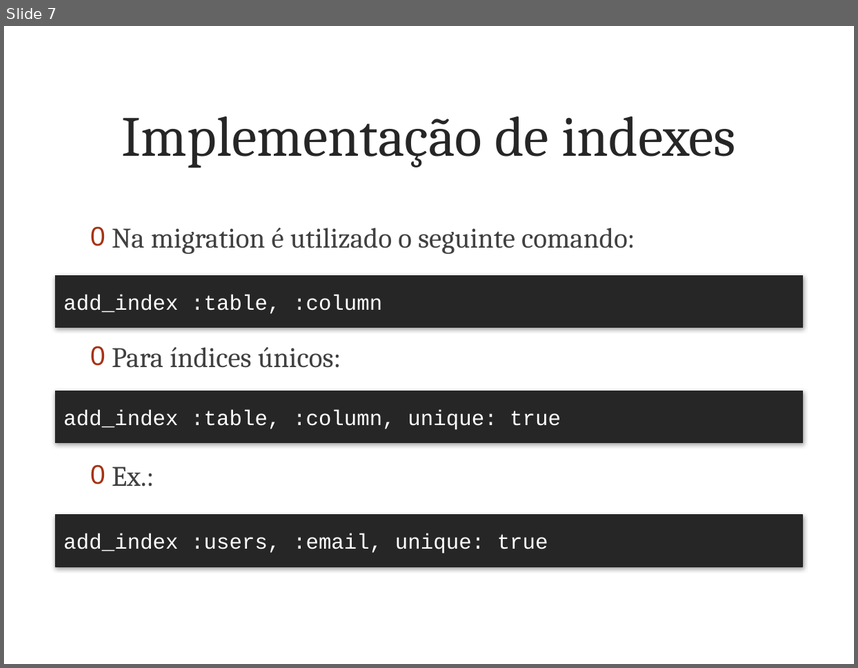
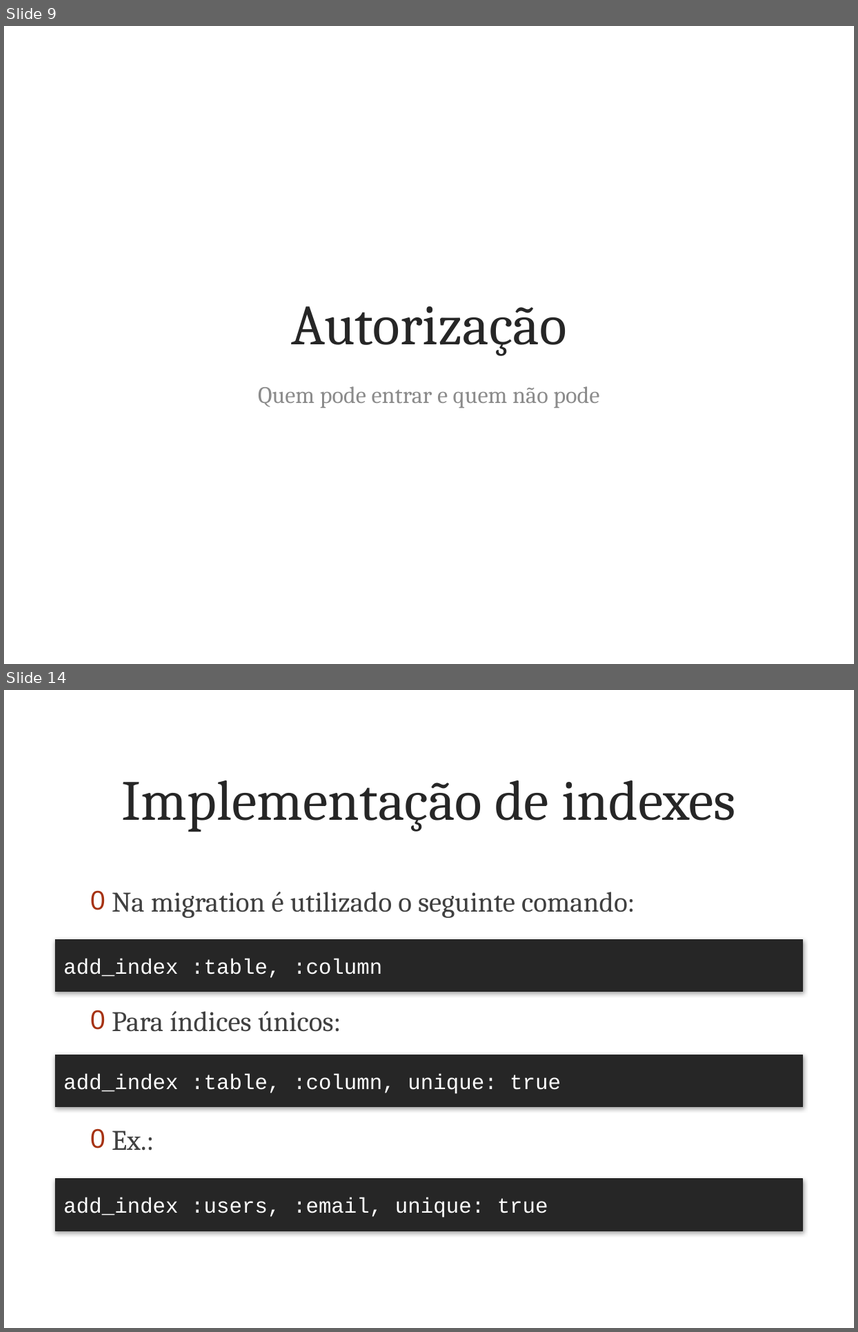
Before and after one commit to marcoafilho/my-last-project, a slide deck: doc/articles/part3/presentation.pptx. Shown one above the other, each under a label of ours: slide 7 before the commit, slides 9 and 14 after it; the slides between them are not shown. The pictures are 858x668 and 858x1332 pixels, drawn with LibreOffice and Linux fonts; fonts in the diff are those of the drawing; background and template pictures are left out. Boxes give left, top, right and bottom in pixels: in the first picture for what was removed or moved away, otherwise in the second. Text is boxed around its words. In the diff, an @@ line names an element or a change of style, - is before the commit and + after.

```diff
--- a/doc/articles/part3/presentation.pptx
+++ b/doc/articles/part3/presentation.pptx
@@ slide 9 added at bbox=[4, 26, 854, 664], background picture (left out) @@
@@ title added at bbox=[291, 306, 567, 356], 48 pt, text #262626 @@
+Autorização
@@ text added at bbox=[258, 386, 599, 408], 20 pt, text #8C8C8C @@
+Quem pode entrar e quem não pode
@@ what was slide 7 is now slide 14 @@
```
Also in this commit, not shown: 1 slide changed, 11 other slides added, 5 slides removed, 39 other files.
